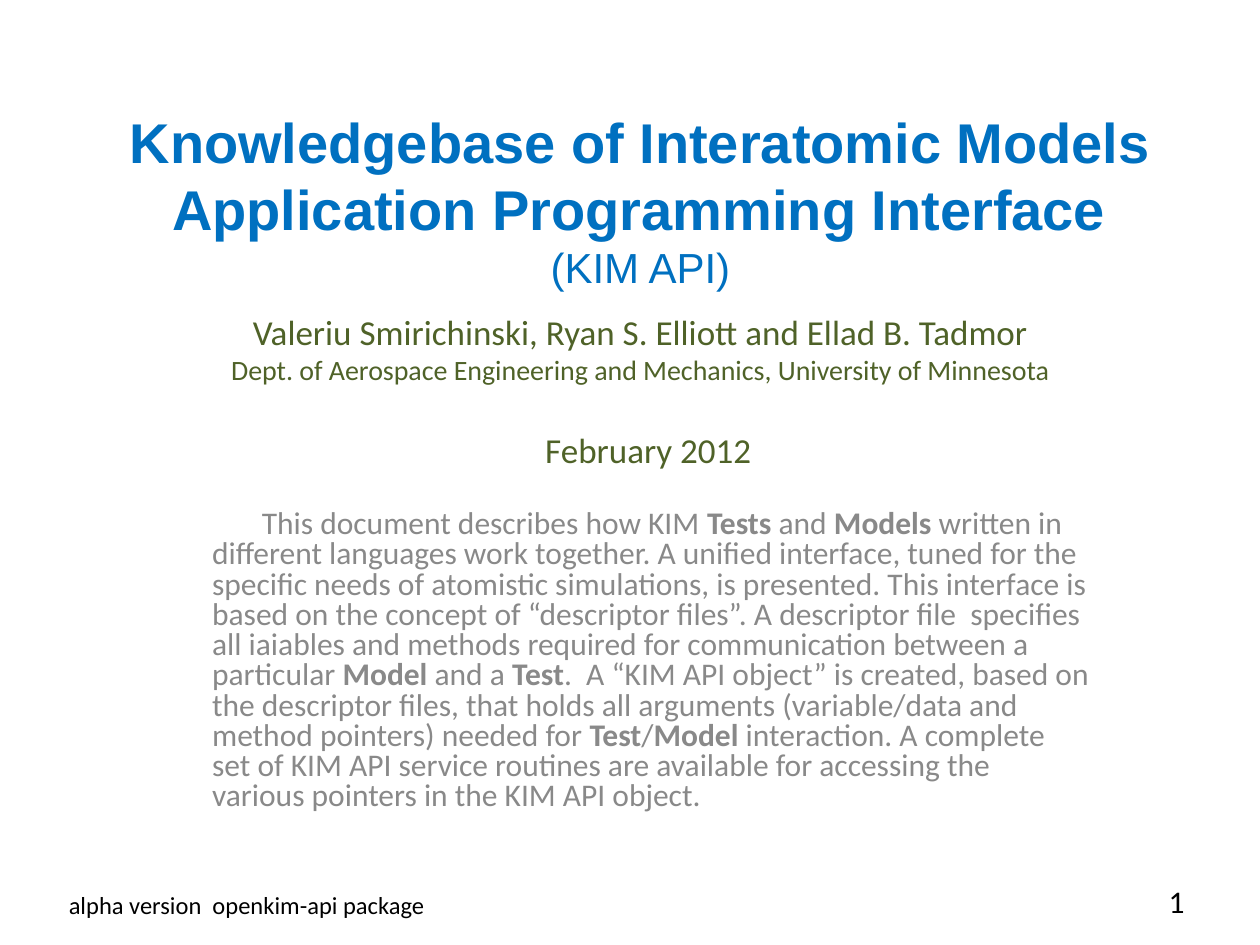
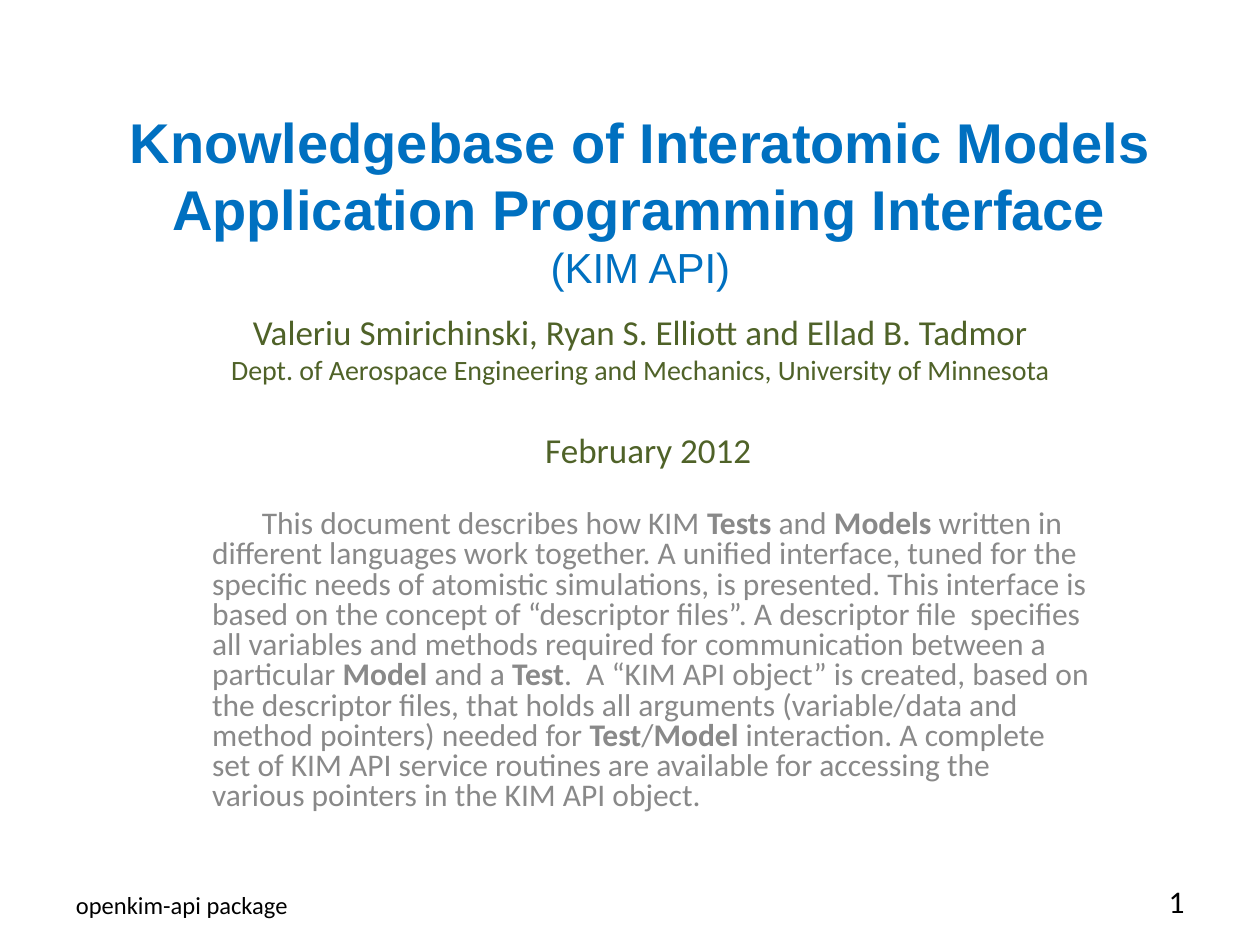
Before and after one commit to openkim/kim-api, a slide deck: slide 1 of DOCs/openkim-api-introduction.pptx. Drawn at 1260x945 pixels with LibreOffice and Linux fonts; fonts in the diff are those of the drawing. Boxes give left, top, right and bottom in pixels: in the first picture for what was removed or moved away, otherwise in the second. Text is boxed around its words. In the diff, an @@ line names an element or a change of style, - is before the commit and + after.

```diff
--- a/DOCs/openkim-api-introduction.pptx
+++ b/DOCs/openkim-api-introduction.pptx
@@ subtitle at (x1=212, y1=512, x2=1088, y2=812): text changed @@
-This document describes how KIM Tests and Models written in different languages work together. A unified interface, tuned for the specific needs of atomistic simulations, is presented. This interface is based on the concept of “descriptor files”. A descriptor file specifies all iaiables and methods required for communication between a particular Model and a Test. A “KIM API object” is created, based on the descriptor files, that holds all arguments (variable/data and method pointers) needed for Test/Model interaction. A complete set of KIM API service routines are available for accessing the various pointers in the KIM API object.
+This document describes how KIM Tests and Models written in different languages work together. A unified interface, tuned for the specific needs of atomistic simulations, is presented. This interface is based on the concept of “descriptor files”. A descriptor file specifies all variables and methods required for communication between a particular Model and a Test. A “KIM API object” is created, based on the descriptor files, that holds all arguments (variable/data and method pointers) needed for Test/Model interaction. A complete set of KIM API service routines are available for accessing the various pointers in the KIM API object.
@@ text at (x1=76, y1=897, x2=288, y2=919): text changed @@
-alpha version openkim-api package
+openkim-api package
```
Also in this commit, not shown: 24 other slides changed, 1 other file.
